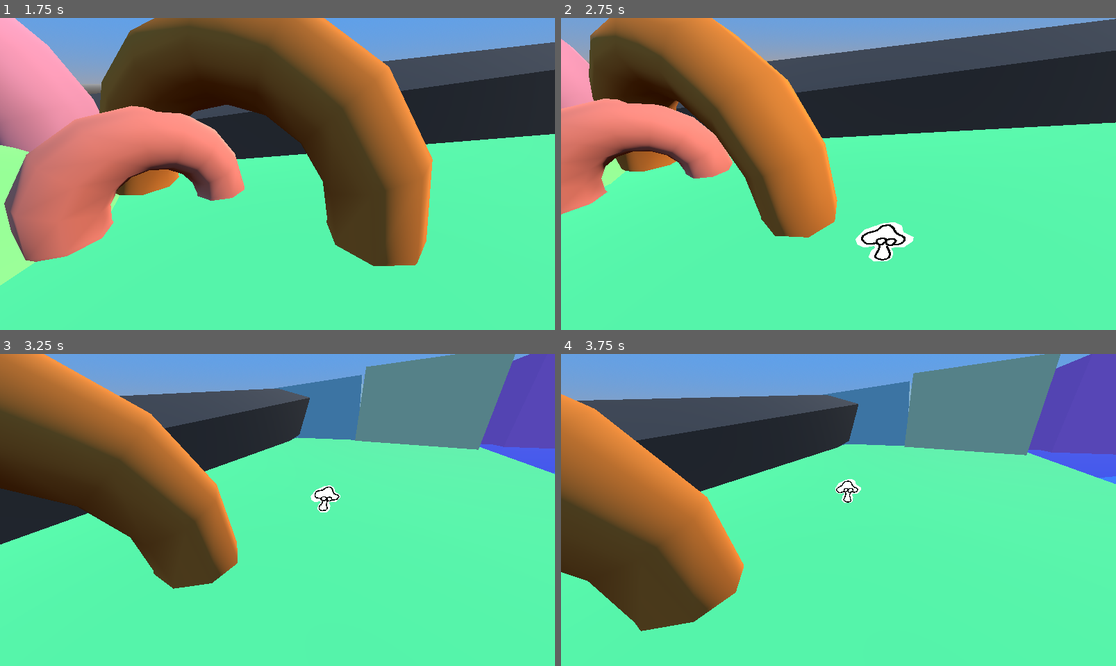
Above: before the commit, frames 1-4 (two rows, left to right).
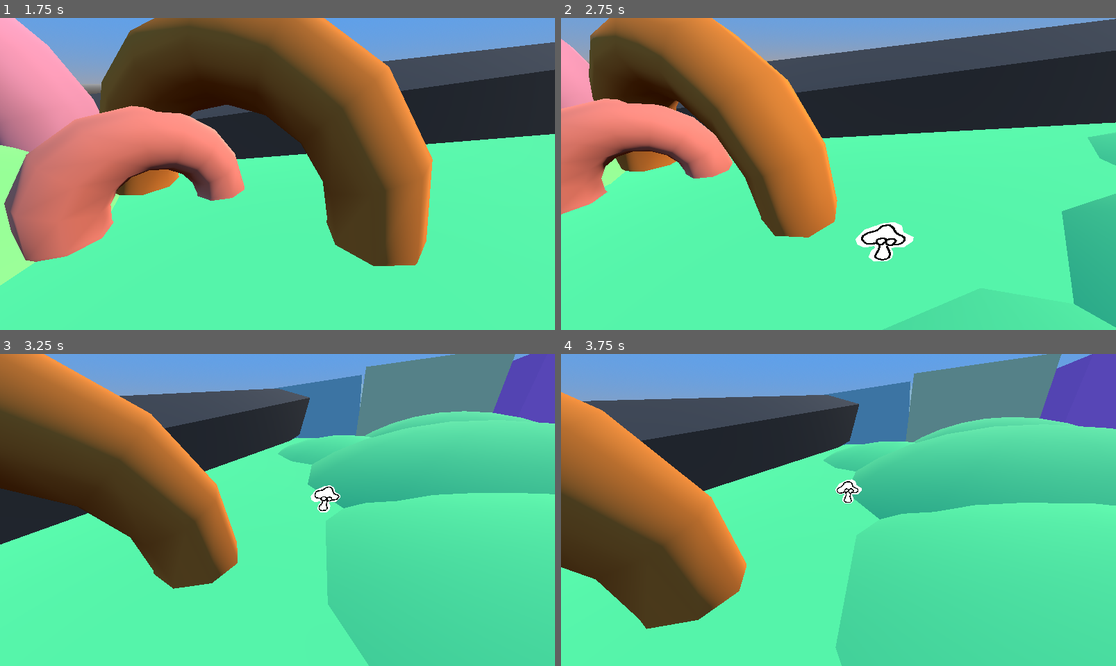
Above: after the commit, the same moments.

Repository: rvvts/mushroomgame
Game: Godot game, scene res://scenes/title_screen.tscn
Same seed, same stepped clock (60 frames per second), same inputs: the game is played once before the commit and once after it.
Inputs:
- Up to frame 1 (1.75 s): click "play" at 0.5 s; hold D (move_right) from 1.28 s (still down); tap E (command_children_come) at 1.35 s; tap Space (jump) at 1.52 s
- Up to frame 2 (2.75 s): release D (move_right) at 2.03 s; hold S (move_down) from 2.03 s (still down); tap Q (command_children_wait) at 2.1 s; tap Space (jump) at 2.27 s
- Up to frame 3 (3.25 s): release S (move_down) at 2.78 s; hold D (move_right) from 2.78 s (still down); tap Tab (cycle_camera) at 2.85 s
- Up to frame 4 (3.75 s): release D (move_right) at 3.53 s; hold W (move_up) from 3.53 s (still down); tap E (command_children_come) at 3.6 s

Frame 1 is identical in both runs. In frame 2, 3.6% of the frame differs, in the area x 57-100%, y 36-100%; in frame 3, 22%, in the area x 50-100%, y 18-100%; in frame 4, 22%.

Commit message:
add ice cream truck win condition

Diff:
--- a/scenes/gameplay_screen.tscn
+++ b/scenes/gameplay_screen.tscn
@@ -1,9 +1,10 @@
-[gd_scene load_steps=25 format=3 uid="uid://b7dhxcviw0hh5"]
+[gd_scene load_steps=27 format=3 uid="uid://b7dhxcviw0hh5"]
 
 [ext_resource type="PackedScene" uid="uid://c04mps4vtadtj" path="res://scenes/camera_zone.tscn" id="1_5e5kj"]
 [ext_resource type="PackedScene" uid="uid://8mieo3lk4xkx" path="res://scenes/characters/mommy_mushroom.tscn" id="1_vd3tm"]
 [ext_resource type="PackedScene" uid="uid://bkmu8pko6vnxc" path="res://scenes/player_camera.tscn" id="2_lvqe6"]
 [ext_resource type="PackedScene" uid="uid://b08x1mfiagp7i" path="res://scenes/baby_mushroom.tscn" id="3_0nxqy"]
+[ext_resource type="PackedScene" uid="uid://uoxb2tl7bwby" path="res://scenes/ice_cream_truck.tscn" id="5_dqvq4"]
 
 [sub_resource type="StandardMaterial3D" id="StandardMaterial3D_lm1rx"]
 albedo_color = Color(0.368627, 0.964706, 0.545098, 1)
@@ -56,6 +57,9 @@
 
 [sub_resource type="BoxShape3D" id="BoxShape3D_tldn8"]
 size = Vector3(35.194, 36.3301, 26.2854)
+
+[sub_resource type="BoxShape3D" id="BoxShape3D_i7e1f"]
+size = Vector3(150, 20, 50)
 
 [sub_resource type="ProceduralSkyMaterial" id="ProceduralSkyMaterial_o6xna"]
 sky_top_color = Color(0.345098, 0.627451, 0.941176, 1)
@@ -89,6 +93,104 @@
 sides = 16
 material = SubResource("StandardMaterial3D_5ir3i")
 
+[node name="CSGSphere3D" type="CSGSphere3D" parent="PlaceholderLevel/Terrain"]
+transform = Transform3D(1, 0, 0, 0, 1, 0, 0, 0, 1, 32.6635, -23.943, 20.0961)
+use_collision = true
+radius = 30.0
+rings = 24
+material = SubResource("StandardMaterial3D_lm1rx")
+
+[node name="CSGSphere3D13" type="CSGSphere3D" parent="PlaceholderLevel/Terrain"]
+transform = Transform3D(1, 0, 0, 0, 1, 0, 0, 0, 1, -27.3365, -23.943, 17.0961)
+use_collision = true
+radius = 30.0
+rings = 24
+material = SubResource("StandardMaterial3D_lm1rx")
+
+[node name="CSGSphere3D10" type="CSGSphere3D" parent="PlaceholderLevel/Terrain"]
+transform = Transform3D(1, 0, 0, 0, 1, 0, 0, 0, 1, -48.3365, -17.943, 81.0961)
+use_collision = true
+radius = 30.0
+rings = 24
+material = SubResource("StandardMaterial3D_lm1rx")
+
+[node name="CSGSphere3D5" type="CSGSphere3D" parent="PlaceholderLevel/Terrain"]
+transform = Transform3D(1, 0, 0, 0, 1, 0, 0, 0, 1, 32.6635, -23.943, 65.0961)
+use_collision = true
+radius = 30.0
+rings = 24
+material = SubResource("StandardMaterial3D_lm1rx")
+
+[node name="CSGSphere3D2" type="CSGSphere3D" parent="PlaceholderLevel/Terrain"]
+transform = Transform3D(1, 0, 0, 0, 1, 0, 0, 0, 1, 57.6635, -22.943, 23.0961)
+use_collision = true
+radius = 30.0
+rings = 24
+material = SubResource("StandardMaterial3D_lm1rx")
+
+[node name="CSGSphere3D7" type="CSGSphere3D" parent="PlaceholderLevel/Terrain"]
+transform = Transform3D(1, 0, 0, 0, 1, 0, 0, 0, 1, 16.6635, -26.943, 21.0961)
+use_collision = true
+radius = 30.0
+rings = 24
+material = SubResource("StandardMaterial3D_lm1rx")
+
+[node name="CSGSphere3D14" type="CSGSphere3D" parent="PlaceholderLevel/Terrain"]
+transform = Transform3D(1, 0, 0, 0, 1, 0, 0, 0, 1, -46.3365, -26.943, 30.0961)
+use_collision = true
+radius = 30.0
+rings = 24
+material = SubResource("StandardMaterial3D_lm1rx")
+
+[node name="CSGSphere3D3" type="CSGSphere3D" parent="PlaceholderLevel/Terrain"]
+transform = Transform3D(1, 0, 0, 0, 1, 0, 0, 0, 1, 73.6635, -22.943, 72.0961)
+use_collision = true
+radius = 30.0
+rings = 24
+material = SubResource("StandardMaterial3D_lm1rx")
+
+[node name="CSGSphere3D9" type="CSGSphere3D" parent="PlaceholderLevel/Terrain"]
+transform = Transform3D(1, 0, 0, 0, 1, 0, 0, 0, 1, -30.3365, -22.943, 71.0961)
+use_collision = true
+radius = 30.0
+rings = 24
+material = SubResource("StandardMaterial3D_lm1rx")
+
+[node name="CSGSphere3D11" type="CSGSphere3D" parent="PlaceholderLevel/Terrain"]
+transform = Transform3D(1, 0, 0, 0, 1, 0, 0, 0, 1, -3.3365, -26.943, 24.0961)
+use_collision = true
+radius = 30.0
+rings = 24
+material = SubResource("StandardMaterial3D_lm1rx")
+
+[node name="CSGSphere3D12" type="CSGSphere3D" parent="PlaceholderLevel/Terrain"]
+transform = Transform3D(1, 0, 0, 0, 1, 0, 0, 0, 1, 44.6635, -26.943, 5.0961)
+use_collision = true
+radius = 30.0
+rings = 24
+material = SubResource("StandardMaterial3D_lm1rx")
+
+[node name="CSGSphere3D4" type="CSGSphere3D" parent="PlaceholderLevel/Terrain"]
+transform = Transform3D(1, 0, 0, 0, 1, 0, 0, 0, 1, 55.6635, -25.943, 70.0961)
+use_collision = true
+radius = 30.0
+rings = 24
+material = SubResource("StandardMaterial3D_lm1rx")
+
+[node name="CSGSphere3D8" type="CSGSphere3D" parent="PlaceholderLevel/Terrain"]
+transform = Transform3D(1, 0, 0, 0, 1, 0, 0, 0, 1, -8.3365, -25.943, 70.0961)
+use_collision = true
+radius = 30.0
+rings = 24
+material = SubResource("StandardMaterial3D_lm1rx")
+
+[node name="CSGSphere3D6" type="CSGSphere3D" parent="PlaceholderLevel/Terrain"]
+transform = Transform3D(1, 0, 0, 0, 1, 0, 0, 0, 1, 12.6635, -25.943, 56.0961)
+use_collision = true
+radius = 30.0
+rings = 24
+material = SubResource("StandardMaterial3D_lm1rx")
+
 [node name="Water" type="CSGBox3D" parent="PlaceholderLevel/Terrain"]
 transform = Transform3D(1, 0, 0, 0, 1, 0, 0, 0, 1, 12.5173, -11.467, 44.1482)
 size = Vector3(126.79, 22.3125, 27.9401)
@@ -217,6 +319,14 @@
 transform = Transform3D(1, 0, 4.58211e-07, 0, 1, 0, -4.58211e-07, 0, 1, -3.8147e-05, 0, 0.898556)
 shape = SubResource("BoxShape3D_tldn8")
 
+[node name="CameraZone5" parent="PlaceholderLevel/CameraZones" instance=ExtResource("1_5e5kj")]
+transform = Transform3D(1, 0, 0, 0, 1, 0, 0, 0, 1, 0, 0, 66)
+offset = Vector3(-10, 5, 7)
+secondary_offset = Vector3(10, 5, 7)
+
+[node name="CollisionShape3D" type="CollisionShape3D" parent="PlaceholderLevel/CameraZones/CameraZone5"]
+shape = SubResource("BoxShape3D_i7e1f")
+
 [node name="Label3D" type="Label3D" parent="PlaceholderLevel"]
 transform = Transform3D(1, 0, 0, 0, 1, 0, 0, 0, 1, 95.8321, 19.188, 54.1228)
 billboard = 1
@@ -243,3 +353,6 @@
 
 [node name="BabyMushroom3" parent="PlaceholderLevel" instance=ExtResource("3_0nxqy")]
 transform = Transform3D(1, 0, 0, 0, 1, 0, 0, 0, 1, -17.145, 4.24048, 0.301399)
+
+[node name="IceCreamTruck" parent="PlaceholderLevel" instance=ExtResource("5_dqvq4")]
+transform = Transform3D(0.819152, 0, -0.573576, 0, 1, 0, 0.573576, 0, 0.819152, 12, 4, 57)
--- /dev/null
+++ b/scenes/goal_zone.gd
@@ -0,0 +1,19 @@
+extends Area3D
+
+@export var min_babies := 3
+
+func _physics_process(delta: float) -> void:
+	var babies := 0
+	var has_parent := false
+	for b in get_overlapping_bodies():
+		if b.is_in_group("children"):
+			babies += 1
+		if b.is_in_group("parents"):
+			has_parent = true
+
+	if has_parent and babies >= min_babies:
+		win()
+
+func win():
+	print("ice cream :3")
+	get_tree().quit()
--- /dev/null
+++ b/scenes/goal_zone.tscn
@@ -0,0 +1,9 @@
+[gd_scene load_steps=2 format=3 uid="uid://ckj268gq5f5k"]
+
+[ext_resource type="Script" path="res://scenes/goal_zone.gd" id="1_4vkry"]
+
+[node name="GoalZone" type="Area3D"]
+collision_layer = 0
+collision_mask = 768
+monitorable = false
+script = ExtResource("1_4vkry")
--- /dev/null
+++ b/scenes/ice_cream_truck.tscn
@@ -0,0 +1,115 @@
+[gd_scene load_steps=11 format=3 uid="uid://uoxb2tl7bwby"]
+
+[ext_resource type="PackedScene" uid="uid://ckj268gq5f5k" path="res://scenes/goal_zone.tscn" id="1_he1fg"]
+
+[sub_resource type="BoxShape3D" id="BoxShape3D_4hg0d"]
+size = Vector3(2, 2.4, 4)
+
+[sub_resource type="StandardMaterial3D" id="StandardMaterial3D_rof5h"]
+albedo_color = Color(1, 0.737255, 0.85098, 1)
+roughness = 0.0
+
+[sub_resource type="StandardMaterial3D" id="StandardMaterial3D_c3o7k"]
+albedo_color = Color(0.295392, 1, 0.998552, 1)
+metallic = 1.0
+roughness = 0.0
+
+[sub_resource type="StandardMaterial3D" id="StandardMaterial3D_i41sp"]
+albedo_color = Color(0, 0, 0, 1)
+
+[sub_resource type="StandardMaterial3D" id="StandardMaterial3D_x056m"]
+roughness = 0.0
+
+[sub_resource type="StandardMaterial3D" id="StandardMaterial3D_3mprn"]
+albedo_color = Color(0.870588, 0.721569, 0.529412, 1)
+
+[sub_resource type="StandardMaterial3D" id="StandardMaterial3D_gel3n"]
+albedo_color = Color(0.992157, 0.423529, 0.619608, 1)
+
+[sub_resource type="StandardMaterial3D" id="StandardMaterial3D_13a5e"]
+albedo_color = Color(0.992157, 0.423529, 0.619608, 1)
+
+[sub_resource type="SphereShape3D" id="SphereShape3D_vygap"]
+radius = 6.75457
+
+[node name="IceCreamTruck" type="StaticBody3D"]
+
+[node name="CollisionShape3D" type="CollisionShape3D" parent="."]
+transform = Transform3D(1, 0, 0, 0, 1, 0, 0, 0, 1, 0, 1.2, -0.5)
+shape = SubResource("BoxShape3D_4hg0d")
+
+[node name="Body" type="CSGBox3D" parent="."]
+transform = Transform3D(1, 0, 0, 0, 1, 0, 0, 0, 1, 0, 1.4, 0)
+size = Vector3(2, 2, 3)
+material = SubResource("StandardMaterial3D_rof5h")
+
+[node name="Window" type="CSGBox3D" parent="Body"]
+transform = Transform3D(1, 0, 0, 0, 1, 0, 0, 0, 1, 1, 0.4, 0)
+operation = 2
+size = Vector3(0.2, 0.8, 1)
+material = SubResource("StandardMaterial3D_c3o7k")
+
+[node name="Window2" type="CSGBox3D" parent="Body"]
+transform = Transform3D(1, 0, 0, 0, 1, 0, 0, 0, 1, -1, 0.4, 0)
+operation = 2
+size = Vector3(0.2, 0.8, 1)
+material = SubResource("StandardMaterial3D_c3o7k")
+
+[node name="Body2" type="CSGBox3D" parent="."]
+transform = Transform3D(1, 0, 0, 0, 1, 0, 0, 0, 1, 0, 0.9, -2)
+size = Vector3(2, 1, 1)
+material = SubResource("StandardMaterial3D_rof5h")
+
+[node name="Wheel" type="CSGCylinder3D" parent="."]
+transform = Transform3D(-4.37114e-08, -1, 0, 1, -4.37114e-08, 0, 0, 0, 1, 0.9, 0.4, 0.5)
+height = 0.6
+material = SubResource("StandardMaterial3D_i41sp")
+
+[node name="Wheel2" type="CSGCylinder3D" parent="."]
+transform = Transform3D(-4.37114e-08, -1, 0, 1, -4.37114e-08, 0, 0, 0, 1, -0.9, 0.4, 0.5)
+height = 0.6
+material = SubResource("StandardMaterial3D_i41sp")
+
+[node name="Wheel3" type="CSGCylinder3D" parent="."]
+transform = Transform3D(-4.37114e-08, -1, 0, 1, -4.37114e-08, 0, 0, 0, 1, 0.9, 0.4, -1.5)
+height = 0.6
+material = SubResource("StandardMaterial3D_i41sp")
+
+[node name="Wheel4" type="CSGCylinder3D" parent="."]
+transform = Transform3D(-4.37114e-08, -1, 0, 1, -4.37114e-08, 0, 0, 0, 1, -0.9, 0.4, -1.5)
+height = 0.6
+material = SubResource("StandardMaterial3D_i41sp")
+
+[node name="Grill" type="CSGBox3D" parent="."]
+transform = Transform3D(1, 0, 0, 0, 1, 0, 0, 0, 1, -5.96046e-08, 0.9, -2.55)
+size = Vector3(1.4, 0.6, 0.1)
+material = SubResource("StandardMaterial3D_x056m")
+
+[node name="IceCreamCone" type="Node3D" parent="."]
+transform = Transform3D(1, 0, 0, 0, 1, 0, 0, 0, 1, 0, 2.4, 0.1)
+
+[node name="Cone" type="CSGCylinder3D" parent="IceCreamCone"]
+transform = Transform3D(1, 0, 0, 0, -0.258819, -0.965926, 0, 0.965926, -0.258819, 0, 0.3, 0.4)
+cone = true
+material = SubResource("StandardMaterial3D_3mprn")
+
+[node name="CSGSphere3D" type="CSGSphere3D" parent="IceCreamCone"]
+transform = Transform3D(1, 0, 0, 0, -0.258819, -0.965926, 0, 0.965926, -0.258819, 0, 1, -0.700001)
+material = SubResource("StandardMaterial3D_gel3n")
+
+[node name="CSGSphere3D2" type="CSGSphere3D" parent="IceCreamCone"]
+transform = Transform3D(1, 0, 0, 0, -0.258819, -0.965927, 0, 0.965927, -0.258819, -0.465414, 0.467283, -0.800001)
+material = SubResource("StandardMaterial3D_gel3n")
+
+[node name="CSGSphere3D3" type="CSGSphere3D" parent="IceCreamCone"]
+transform = Transform3D(1, 0, 0, 0, -0.258819, -0.965927, 0, 0.965927, -0.258819, 0.434586, 0.467283, -0.850861)
+material = SubResource("StandardMaterial3D_13a5e")
+
+[node name="CSGSphere3D4" type="CSGSphere3D" parent="IceCreamCone"]
+transform = Transform3D(1, 0, 0, 0, -0.258819, -0.965927, 0, 0.965927, -0.258819, -0.0654137, 0.767284, -1.35086)
+material = SubResource("StandardMaterial3D_gel3n")
+
+[node name="GoalZone" parent="." instance=ExtResource("1_he1fg")]
+
+[node name="CollisionShape3D" type="CollisionShape3D" parent="GoalZone"]
+shape = SubResource("SphereShape3D_vygap")
